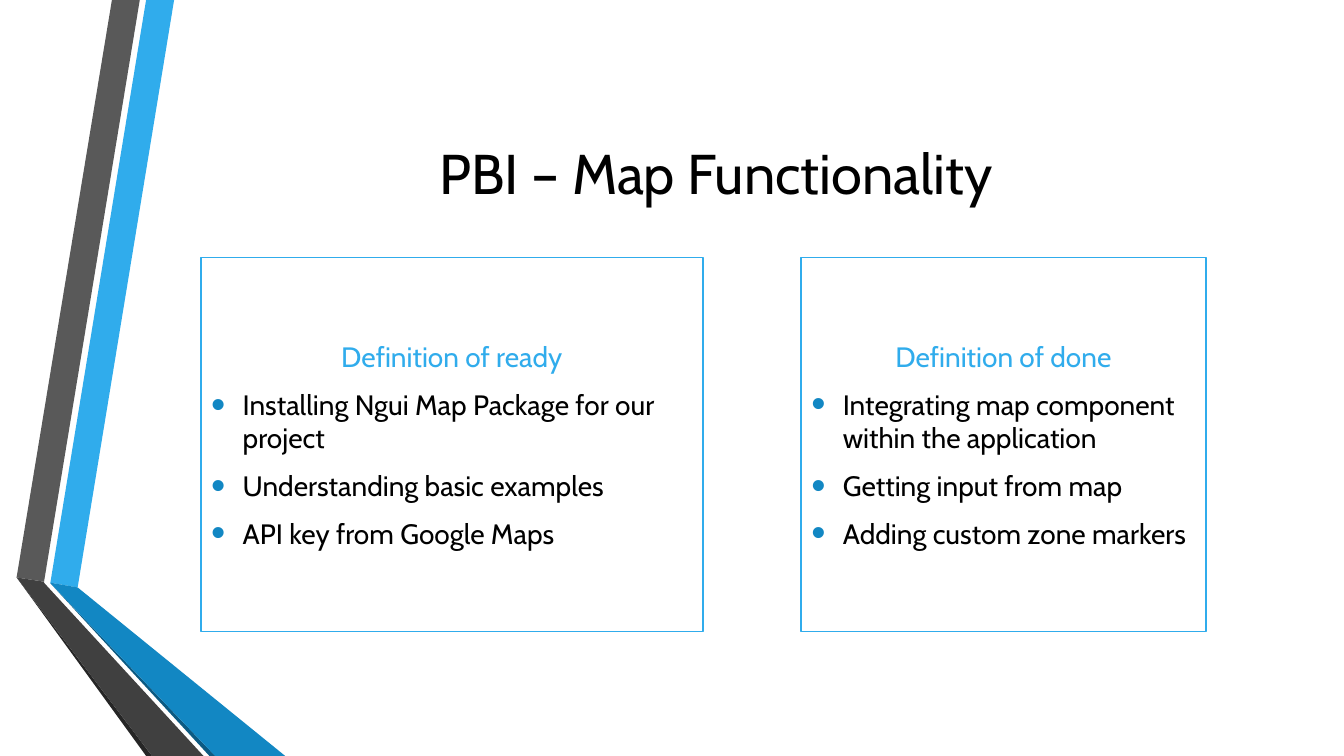
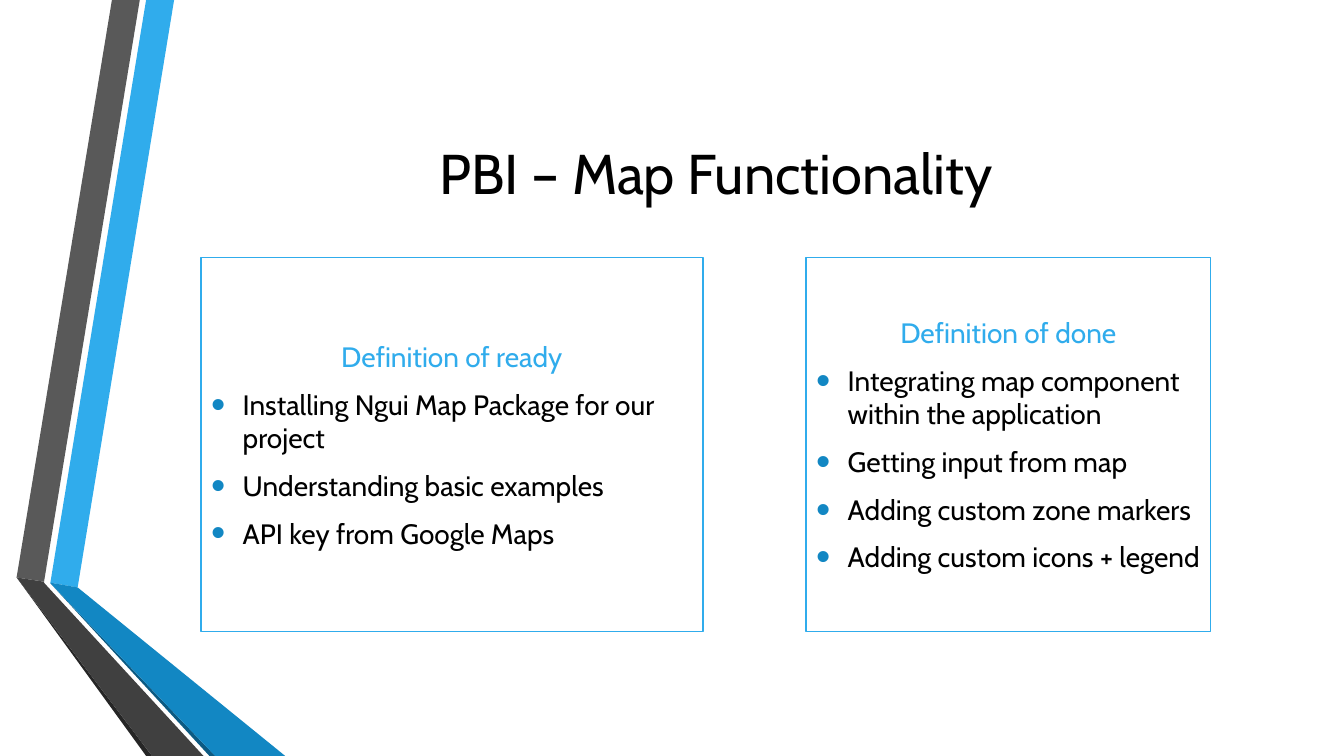
Before and after one commit to stefan-matcovici/environmental-events, a slide deck: slide 9 of Backlog/Week 6/Prezentare sapt 6.pptx. Drawn at 1344x756 pixels with LibreOffice and Linux fonts; fonts in the diff are those of the drawing; background and template pictures are left out. Boxes give left, top, right and bottom in pixels: in the first picture for what was removed or moved away, otherwise in the second. Text is boxed around its words. In the diff, an @@ line names an element or a change of style, - is before the commit and + after.

```diff
--- a/Backlog/Week 6/Prezentare sapt 6.pptx
+++ b/Backlog/Week 6/Prezentare sapt 6.pptx
@@ rectangle "Definition of done": place and size @@
-rectangle "Definition of done" at (802, 257, 1206, 631)
+rectangle "Definition of done" at (807, 257, 1211, 631)
@@ text in rectangle at (848, 546, 1199, 574): paragraph added @@
+• Adding custom icons + legend
```
Also in this commit, not shown: 2 other slides changed, 2 other files.
